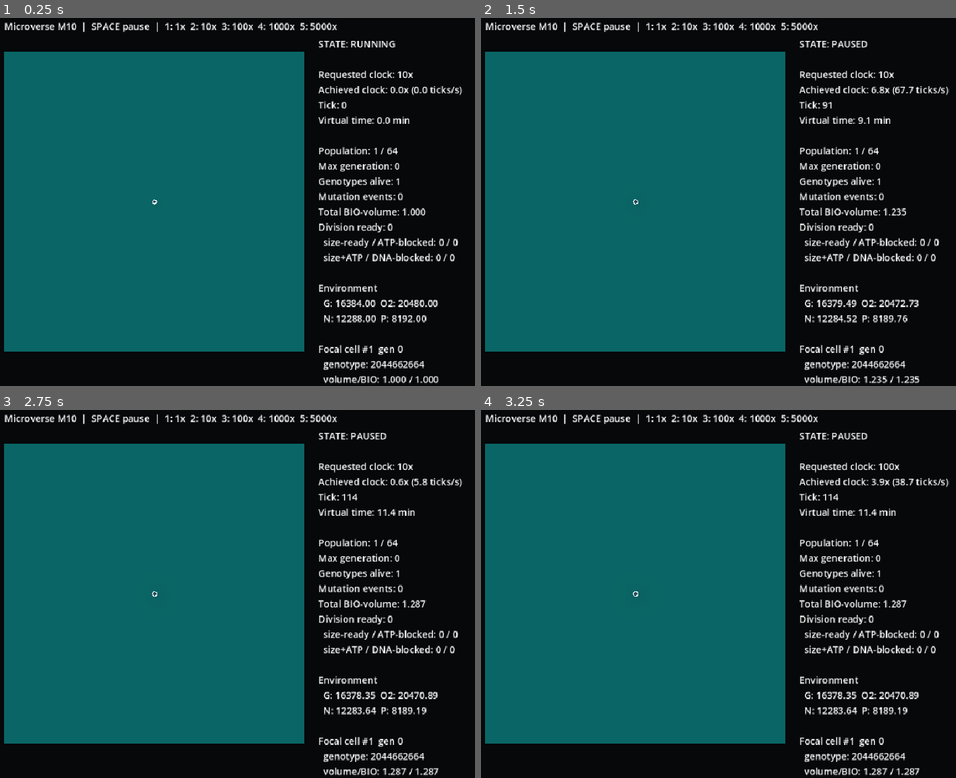
Above: before the commit, frames 1-4 (two rows, left to right).
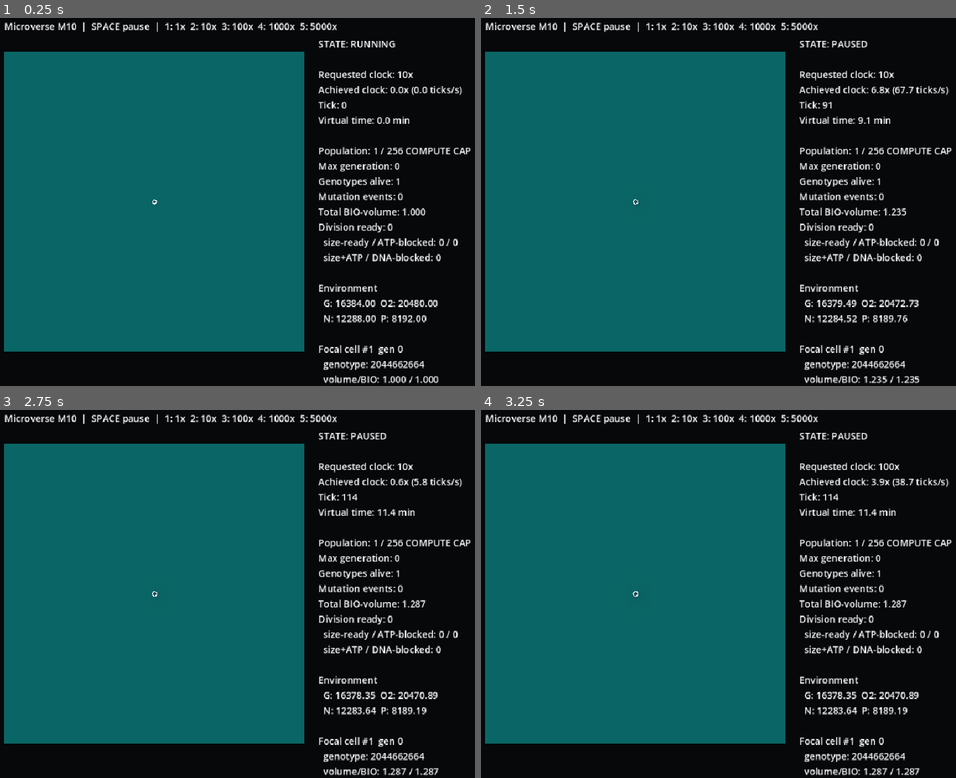
Above: after the commit, the same moments.

Repository: Feynman26/Microverse
Game: Godot game, scene res://src/ui/main.tscn
The game is run twice, just before and just after one commit, with the same random seed, the same clock (stepped at 60 frames per second) and the same inputs.
Inputs:
- Up to frame 1 (0.25 s): no input
- Up to frame 2 (1.5 s): tap Enter at 0.5 s; tap Space at 0.6, 0.77, 1.07 s; tap 1 at 1.35 s
- Up to frame 3 (2.75 s): tap Space at 1.52, 1.55, 1.82, 2.3 s; tap 2 at 2.1 s
- Up to frame 4 (3.25 s): tap 3 at 2.85 s; tap Space at 3.02, 3.05 s

The runs differ from the first frame. In frame 1, 0.2% of the frame differs, in the area x 81-100%, y 35-67%; in frame 2, 0.2%; in frame 3, 0.2%; in frame 4, 0.2%.

Commit message:
feat: expose compute cap and exact M10 division state in UI

Diff:
--- a/src/ui/main.gd
+++ b/src/ui/main.gd
@@ -1,6 +1,8 @@
 extends Node2D
 
 const SimulationEngineScript = preload("res://src/simulation/simulation_engine.gd")
+const SimConfigScript = preload("res://src/core/sim_config.gd")
+const DNAReplicationScript = preload("res://src/genetics/dna_replication.gd")
 
 const TILE_PX: float = 8.0
 const WORLD_ORIGIN: Vector2 = Vector2(20.0, 70.0)
@@ -13,9 +15,14 @@
 const STATUS_REFRESH_SEC: float = 0.25
 const DRAW_REFRESH_SEC: float = 0.10
 const SPEED_MEASURE_SEC: float = 0.50
+# This is explicitly a workstation safety guard, not a carrying capacity. The
+# UI pauses the instant it is reached so the engine never continues an
+# artificial "stationary phase" in which otherwise-ready divisions are blocked.
+const INTERACTIVE_MAX_CELLS: int = 256
 
 var simulation
 var paused: bool = false
+var compute_limit_reached: bool = false
 var time_multiplier: float = 10.0
 var _sim_minute_budget: float = 0.0
 var _status_refresh_budget: float = 0.0
@@ -27,7 +34,10 @@
 var _help_label: Label
 
 func _ready() -> void:
-	simulation = SimulationEngineScript.new()
+	var config = SimConfigScript.new()
+	config.max_cells = INTERACTIVE_MAX_CELLS
+	config.validate()
+	simulation = SimulationEngineScript.new(config)
 	simulation.seed_ancestor()
 	_create_labels()
 	_update_status()
@@ -50,6 +60,11 @@
 			simulation.step(1)
 			_sim_minute_budget -= float(simulation.config.tick_dt_min)
 			ticks_ran += 1
+			if simulation.population_size() >= int(simulation.config.max_cells):
+				compute_limit_reached = true
+				paused = true
+				_sim_minute_budget = 0.0
+				break
 			if Time.get_ticks_usec() >= deadline_usec:
 				break
 
@@ -65,16 +80,30 @@
 	if _status_refresh_budget >= STATUS_REFRESH_SEC:
 		_status_refresh_budget = fmod(_status_refresh_budget, STATUS_REFRESH_SEC)
 		_update_status()
-	if _draw_refresh_budget >= DRAW_REFRESH_SEC:
-		_draw_refresh_budget = fmod(_draw_refresh_budget, DRAW_REFRESH_SEC)
+	var draw_refresh: float = _current_draw_refresh_sec()
+	if _draw_refresh_budget >= draw_refresh:
+		_draw_refresh_budget = fmod(_draw_refresh_budget, draw_refresh)
 		queue_redraw()
+
+func _current_draw_refresh_sec() -> float:
+	# At high requested clocks, rendering is deliberately sampled more sparsely.
+	# This changes only observer cadence; every biological tick remains intact.
+	if time_multiplier >= 1000.0:
+		return 0.50
+	if time_multiplier >= 100.0:
+		return 0.25
+	return DRAW_REFRESH_SEC
 
 func _unhandled_input(event: InputEvent) -> void:
 	if not event is InputEventKey or not event.pressed or event.echo:
 		return
 	match event.keycode:
 		KEY_SPACE:
-			paused = not paused
+			# A reached computational guard cannot be resumed without changing the
+			# experiment's configured guard. Restart with a larger guard instead of
+			# silently allowing cap-induced biology.
+			if not compute_limit_reached:
+				paused = not paused
 		KEY_1:
 			time_multiplier = 1.0
 		KEY_2:
@@ -125,7 +154,7 @@
 	var oxygen_total: float = simulation.world.get_field("oxygen").total_amount()
 	var nitrogen_total: float = simulation.world.get_field("nitrogen").total_amount()
 	var phosphorus_total: float = simulation.world.get_field("phosphorus").total_amount()
-	var state: String = "PAUSED" if paused else "RUNNING"
+	var state: String = "COMPUTE LIMIT" if compute_limit_reached else ("PAUSED" if paused else "RUNNING")
 	var achieved_multiplier: float = (
 		_actual_ticks_per_sec * float(simulation.config.tick_dt_min) / BASE_SIM_MIN_PER_REAL_SEC
 	)
@@ -136,14 +165,14 @@
 		+ "Achieved clock: %.1fx (%.1f ticks/s)\n" % [achieved_multiplier, _actual_ticks_per_sec]
 		+ "Tick: %d\n" % simulation.tick_index
 		+ "Virtual time: %.1f min\n\n" % simulation.simulation_time_min
-		+ "Population: %d / %d\n" % [simulation.population_size(), simulation.config.max_cells]
+		+ "Population: %d / %d COMPUTE CAP\n" % [simulation.population_size(), simulation.config.max_cells]
 		+ "Max generation: %d\n" % simulation.maximum_generation()
 		+ "Genotypes alive: %d\n" % simulation.genotype_count()
 		+ "Mutation events: %d\n" % simulation.mutation_event_count()
 		+ "Total BIO-volume: %.3f\n" % simulation.total_cell_volume()
 		+ "Division ready: %d\n" % int(division["ready"])
 		+ "  size-ready / ATP-blocked: %d / %d\n" % [int(division["volume_ready"]), int(division["volume_ready_atp_blocked"])]
-		+ "  size+ATP / DNA-blocked: %d / %d\n\n" % [int(division["volume_atp_ready"]), int(division["volume_atp_ready_replication_blocked"])]
+		+ "  size+ATP / DNA-blocked: %d\n\n" % int(division["volume_atp_ready_replication_blocked"])
 		+ "Environment\n"
 		+ "  G: %.2f  O2: %.2f\n" % [glucose_total, oxygen_total]
 		+ "  N: %.2f  P: %.2f\n\n" % [nitrogen_total, phosphorus_total]
@@ -156,7 +185,6 @@
 func _division_status() -> Dictionary:
 	var ready: int = 0
 	var volume_ready: int = 0
-	var volume_atp_ready: int = 0
 	var volume_ready_atp_blocked: int = 0
 	var volume_atp_ready_replication_blocked: int = 0
 	for cell in simulation.cells:
@@ -164,21 +192,21 @@
 			continue
 		var has_volume: bool = float(cell.volume) >= float(simulation.config.division_volume)
 		var has_atp: bool = float(cell.pool("ATP")) >= float(simulation.config.division_atp_cost)
-		var is_ready: bool = cell.ready_to_divide(simulation.config)
+		var has_replication: bool = (
+			not bool(simulation.config.evolvable_replication_enabled)
+			or DNAReplicationScript.replication_complete(cell)
+		)
 		if has_volume:
 			volume_ready += 1
 			if not has_atp:
 				volume_ready_atp_blocked += 1
+			elif not has_replication:
+				volume_atp_ready_replication_blocked += 1
 			else:
-				volume_atp_ready += 1
-				if not is_ready:
-					volume_atp_ready_replication_blocked += 1
-		if is_ready:
-			ready += 1
+				ready += 1
 	return {
 		"ready": ready,
 		"volume_ready": volume_ready,
-		"volume_atp_ready": volume_atp_ready,
 		"volume_ready_atp_blocked": volume_ready_atp_blocked,
 		"volume_atp_ready_replication_blocked": volume_atp_ready_replication_blocked
 	}
